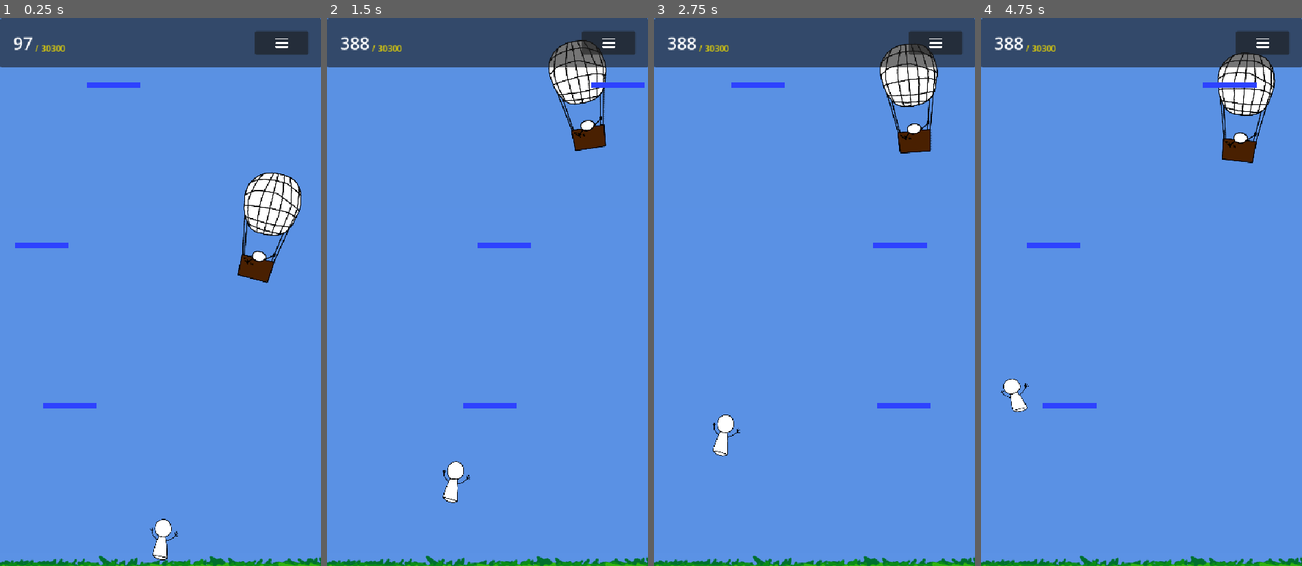
Above: before the commit, frames 1-4 (left to right).
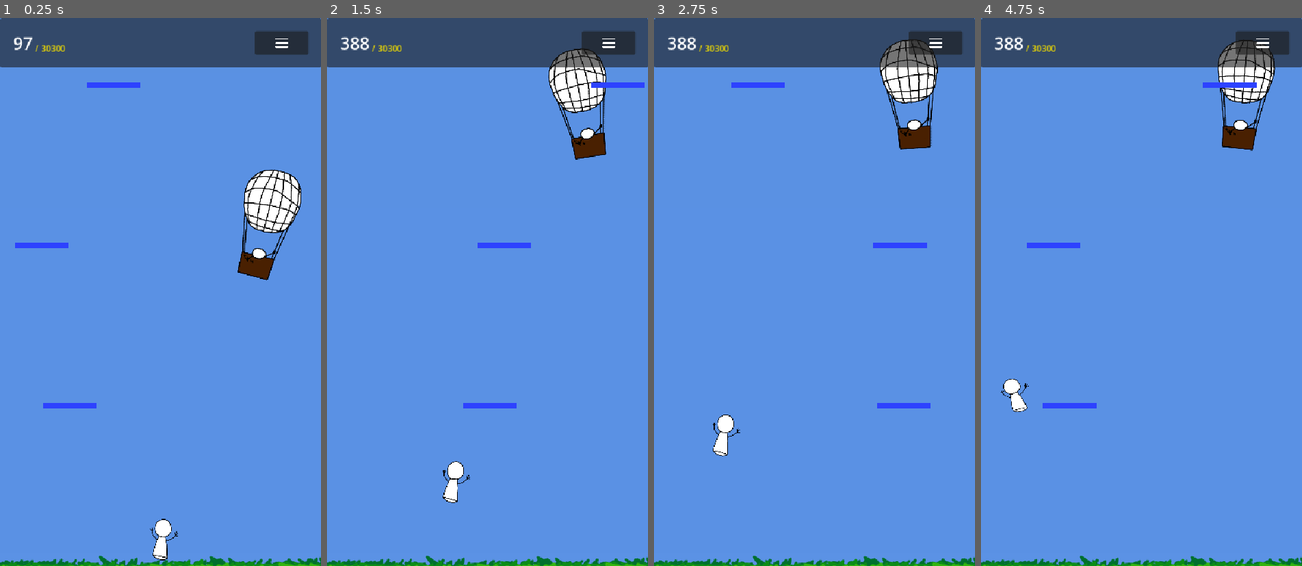
Above: after the commit, the same moments.

Repository: imLymei/mothers-day-game
Game: Godot game, scene res://Scenes/World/World.tscn
Same seed, same stepped clock (60 frames per second), same inputs: the game is played once before the commit and once after it.
Inputs (mouse positions are in pixels of both pictures, inside the frame that each line leads up to):
- Up to frame 1 (0.25 s): no input
- Up to frame 2 (1.5 s): move the mouse to (558, 264) at 0.52 s; click (558, 264) at 0.67 s; drag from (423, 319) to (471, 401) at 1.27 s
- Up to frame 3 (2.75 s): move the mouse to (846, 171) at 2.02 s; click (846, 171) at 2.17 s
- Up to frame 4 (4.75 s): drag from (1125, 401) to (1045, 209) at 2.77 s; move the mouse to (1237, 374) at 3.52 s; click (1237, 374) at 3.67 s; drag from (1045, 209) to (1093, 155) at 4.27 s

The runs differ from the first frame. In frame 1, 1.2% of the frame differs, in the area x 73-95%, y 27-49%; in frame 2, 1.7%; in frame 3, 1.2%; in frame 4, 2.0%, in the area x 73-92%, y 4-27%.

Commit message:
chore: make hot air ballon shake more

Diff:
--- a/Scenes/Child/Child.tscn
+++ b/Scenes/Child/Child.tscn
@@ -41,10 +41,10 @@
 tracks/0/interp = 2
 tracks/0/loop_wrap = true
 tracks/0/keys = {
-"times": PackedFloat32Array(0, 2, 4),
-"transitions": PackedFloat32Array(1, 1, 1),
+"times": PackedFloat32Array(0, 1, 2, 3, 4),
+"transitions": PackedFloat32Array(1, 1, 1, 1, 1),
 "update": 0,
-"values": [Vector2(0, 0), Vector2(0, -90), Vector2(0, 0)]
+"values": [Vector2(0, 0), Vector2(0, -90), Vector2(0, 0), Vector2(0, -90), Vector2(0, 0)]
 }
 tracks/1/type = "value"
 tracks/1/imported = false
